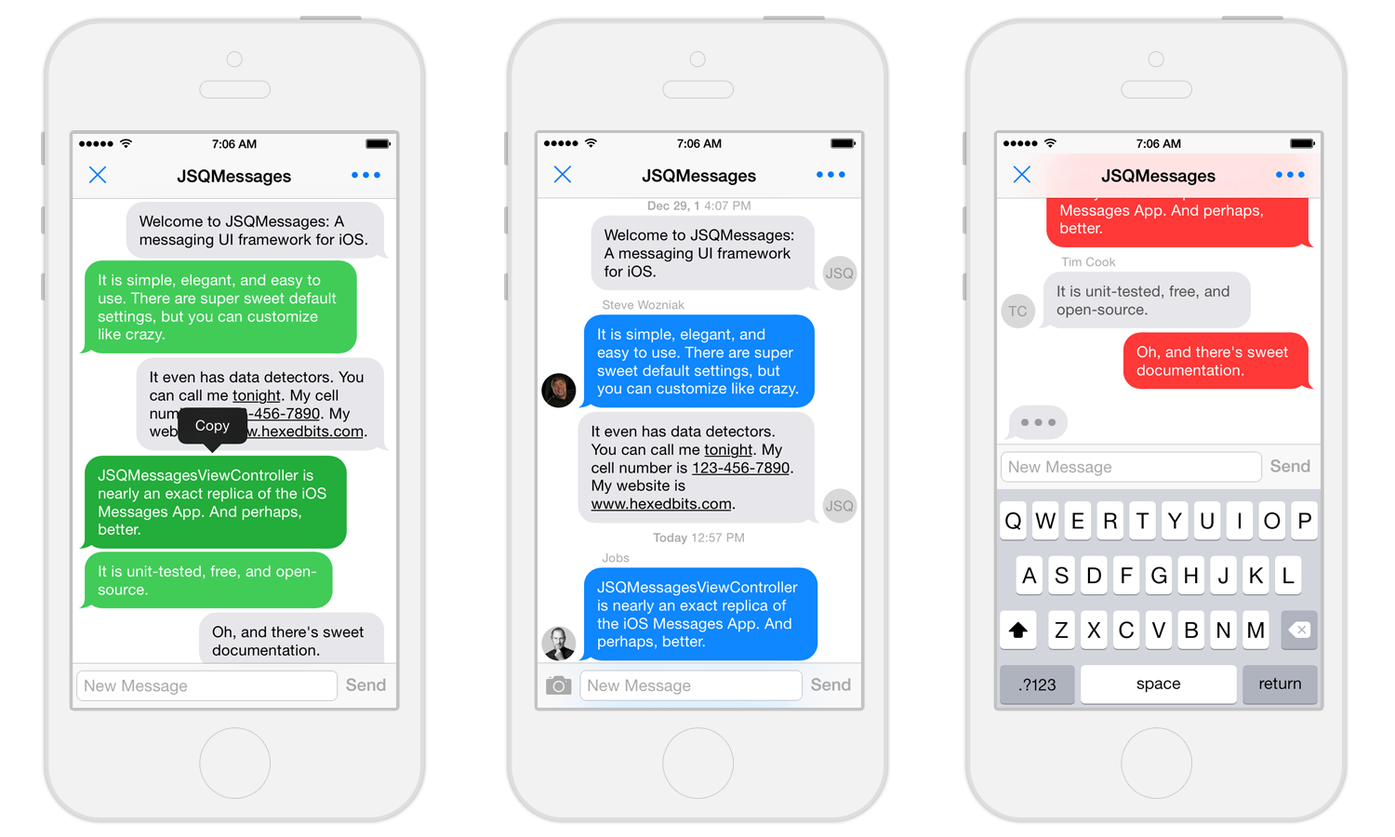
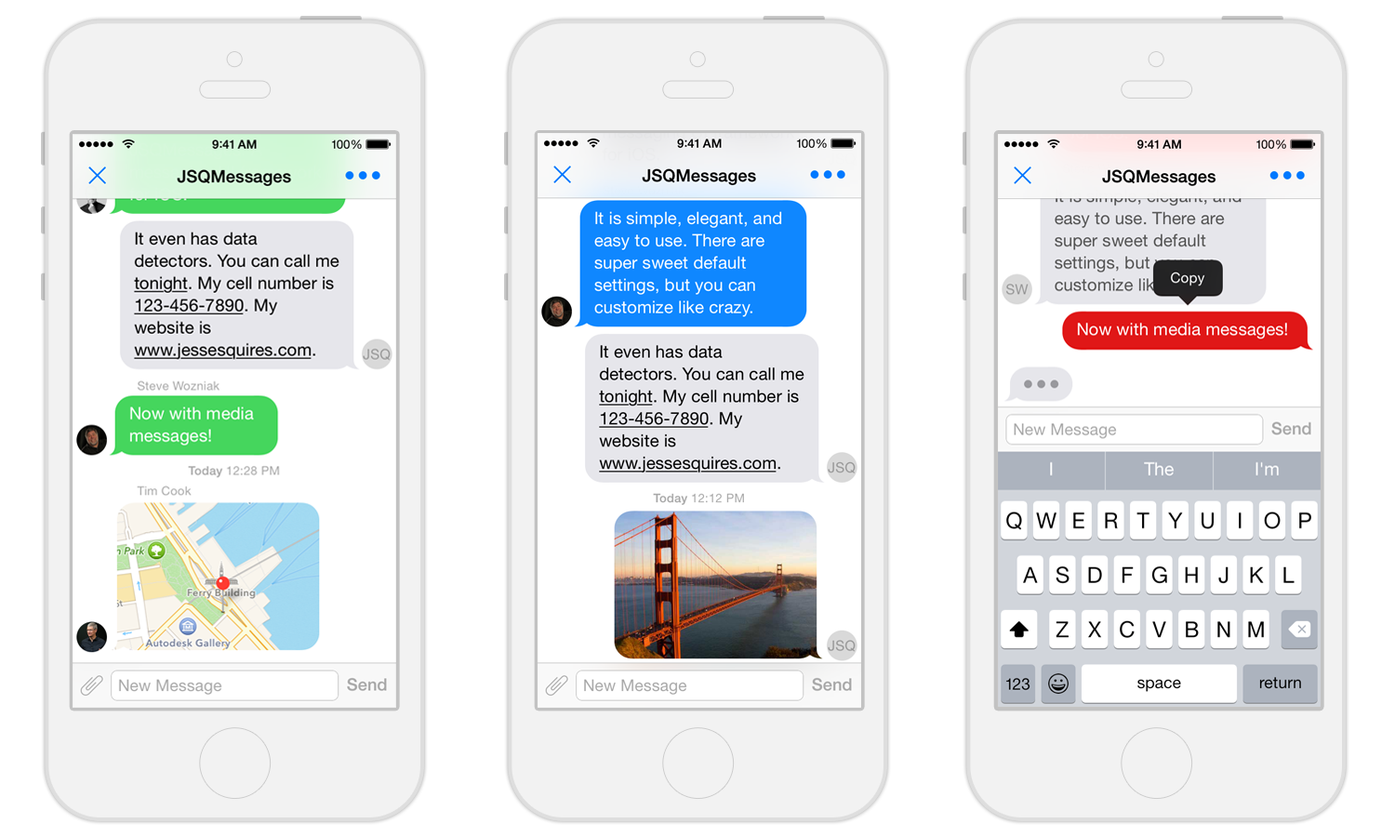
Layers edited between the first and the second 1395×837 image:
renamed "Layer 2" to "left", painted on it over [left=72, top=133, right=397, bottom=708]
renamed "Layer 1" to "middle", painted on it over [left=537, top=132, right=858, bottom=708]
renamed "Layer 3" to "right", painted on it over [left=997, top=132, right=1321, bottom=708]
